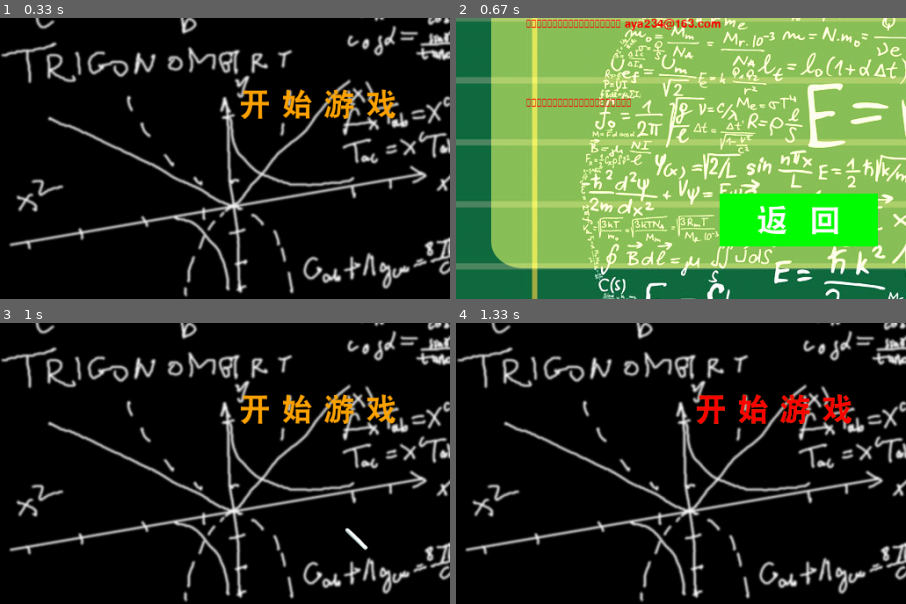
Above: before the commit, frames 1-4 (two rows, left to right).
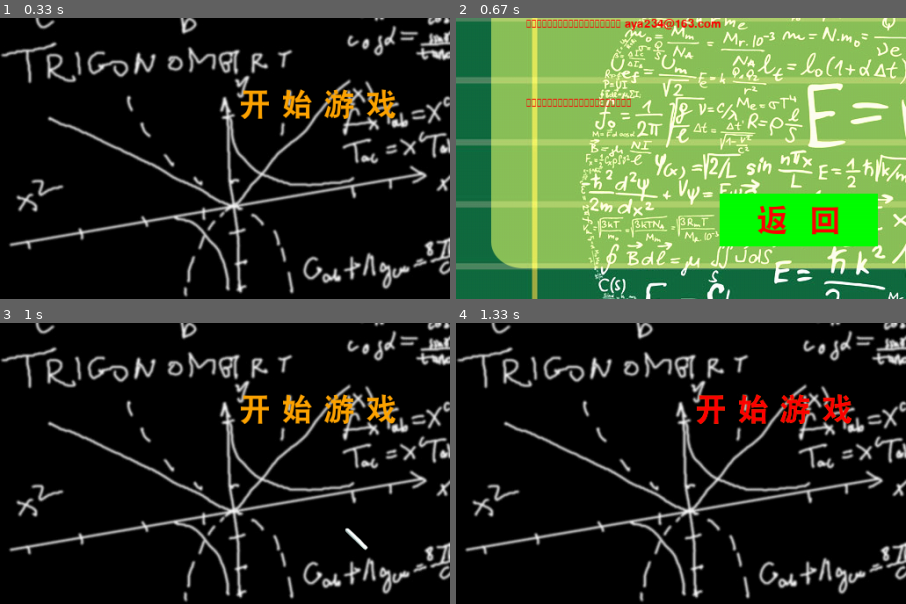
Above: after the commit, the same moments.

Repository: seancheng33/PygameProject
Game: pygame game, started from questions/answer.py
Two runs of this game, one before a commit and one after it. Both use one fixed random seed, a clock stepped at 60 frames per second and the inputs below.
Inputs:
- Up to frame 1 (0.33 s): no input
- Up to frame 2 (0.67 s): click "关 于 游 戏" at 0.4 s
- Up to frame 3 (1 s): click "返 回" at 0.72 s
- Up to frame 4 (1.33 s): click "开 始 游 戏" at 1.07 s
The pictures show only the part of the screen within x 0-50%, y 50-100%; the shares and areas given below are measured in that part.

Frame 1 is identical in both runs. In frame 2, 1.0% of the frame differs, in the area x 66-86%, y 66-78%; in frame 3, nothing differs; in frame 4, nothing differs.

Commit message:
AboutThis重构文字和按键事件完成

Diff:
--- a/questions/AboutThis.py
+++ b/questions/AboutThis.py
@@ -25,8 +25,7 @@
     bt_back.left = 300
     bt_back.bottom = 580
 
-    back_img = globalVar.globalFont.render('返  回', True, globalVar.color_dict['white'])
-    back_rect = back_img.get_rect()
+    back_img, back_rect = globalVar.maketext(globalVar.globalFont, '返  回', globalVar.color_dict['red'])
     back_rect.center = bt_back.center
 
     while True:
@@ -34,9 +33,7 @@
         SURFACE.blit(bg, (0, 0))
 
         for item in aboutText:
-            # font_img = globalVar.aboutFont.render(item, True, globalVar.color_dict['red'])
-            # font_rect = font_img.get_rect()
-            font_img, font_rect=globalVar.maketext(globalVar.aboutFont, item, globalVar.color_dict['red'])
+            font_img, font_rect = globalVar.maketext(globalVar.aboutFont, item, globalVar.color_dict['red'])
             font_rect.top = 80 + aboutText.index(item) * 30
             font_rect.left = 80
 
@@ -58,7 +55,7 @@
         x, y = pygame.mouse.get_pos()
         pressed = pygame.mouse.get_pressed()
 
-        if bt_back.left < x < bt_back.right and bt_back.top < y < bt_back.bottom:
+        if bt_back.collidepoint(x, y):
             pygame.draw.rect(SURFACE, globalVar.color_dict['orange'], bt_back)
             for event in pressed:
                 if event == 1:
